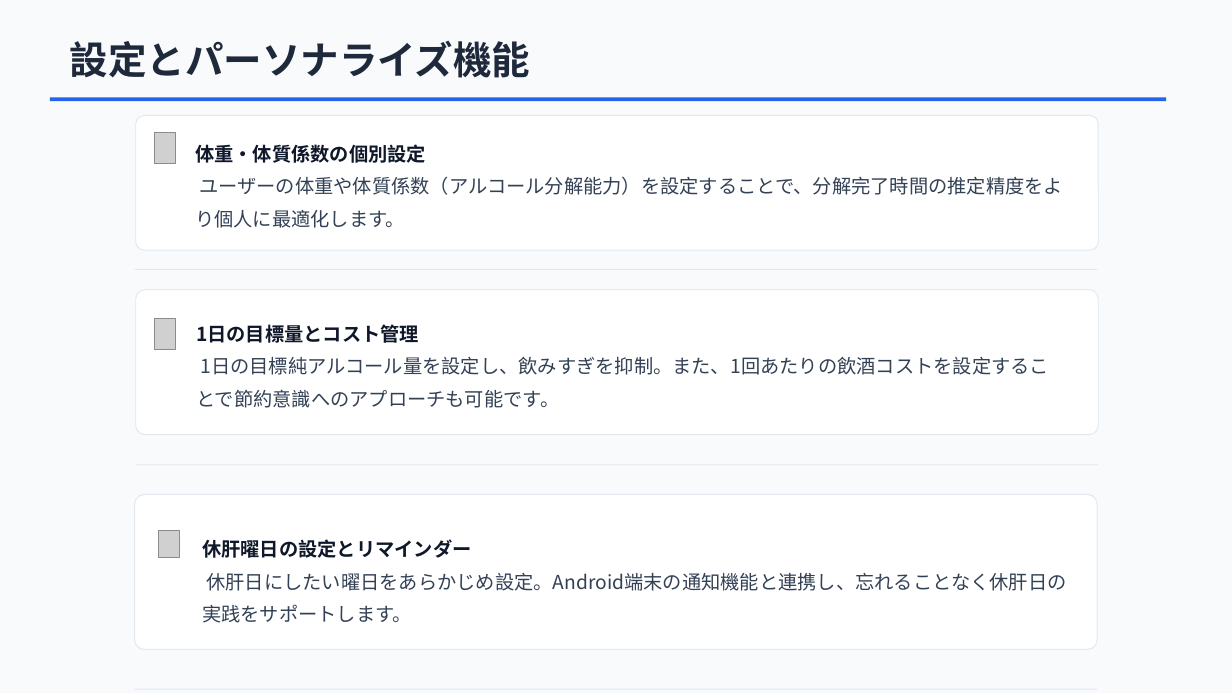
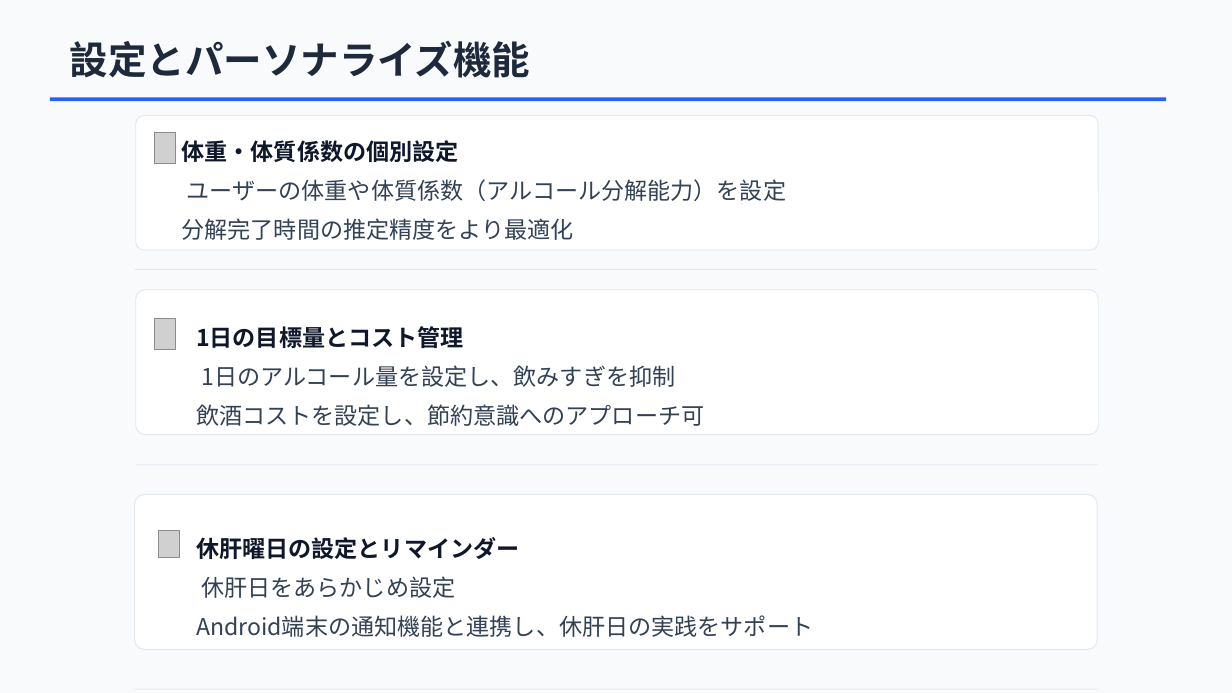
Before and after one commit to Hoshi0529/mobile-training, a slide deck: slide 9 of アルコールレコード 提案資料.pptx. Drawn at 1232x693 pixels with LibreOffice and Linux fonts; fonts in the diff are those of the drawing; grey boxes stand for pictures; background and template pictures are left out. Boxes give left, top, right and bottom in pixels: in the first picture for what was removed or moved away, otherwise in the second. Text is boxed around its words. In the diff, an @@ line names an element or a change of style, - is before the commit and + after.

```diff
--- a/アルコールレコード 提案資料.pptx
+++ b/アルコールレコード 提案資料.pptx
@@ text at (182,140,786,240): text changed; size 15 to 18 pt @@
-体重・体質係数の個別設定
-ユーザーの体重や体質係数（アルコール分解能力）を設定することで、分解完了時間の推定精度をより個人に最適化します。
+体重・体質係数の個別設定
+ユーザーの体重や体質係数（アルコール分解能力）を設定
+分解完了時間の推定精度をより最適化
@@ text at (196,326,704,426): text changed; size 15 to 18 pt @@
-1日の目標量とコスト管理
-1日の目標純アルコール量を設定し、飲みすぎを抑制。また、1回あたりの飲酒コストを設定することで節約意識へのアプローチも可能です。
+1日の目標量とコスト管理
+1日のアルコール量を設定し、飲みすぎを抑制
+飲酒コストを設定し、節約意識へのアプローチ可
@@ text at (196,537,813,637): text changed; size 15 to 18 pt @@
-休肝曜日の設定とリマインダー
-休肝日にしたい曜日をあらかじめ設定。Android端末の通知機能と連携し、忘れることなく休肝日の実践をサポートします。
+休肝曜日の設定とリマインダー
+休肝日をあらかじめ設定
+Android端末の通知機能と連携し、休肝日の実践をサポート
```
Also in this commit, not shown: 11 other slides changed, 1 slide added, 1 slide removed.
